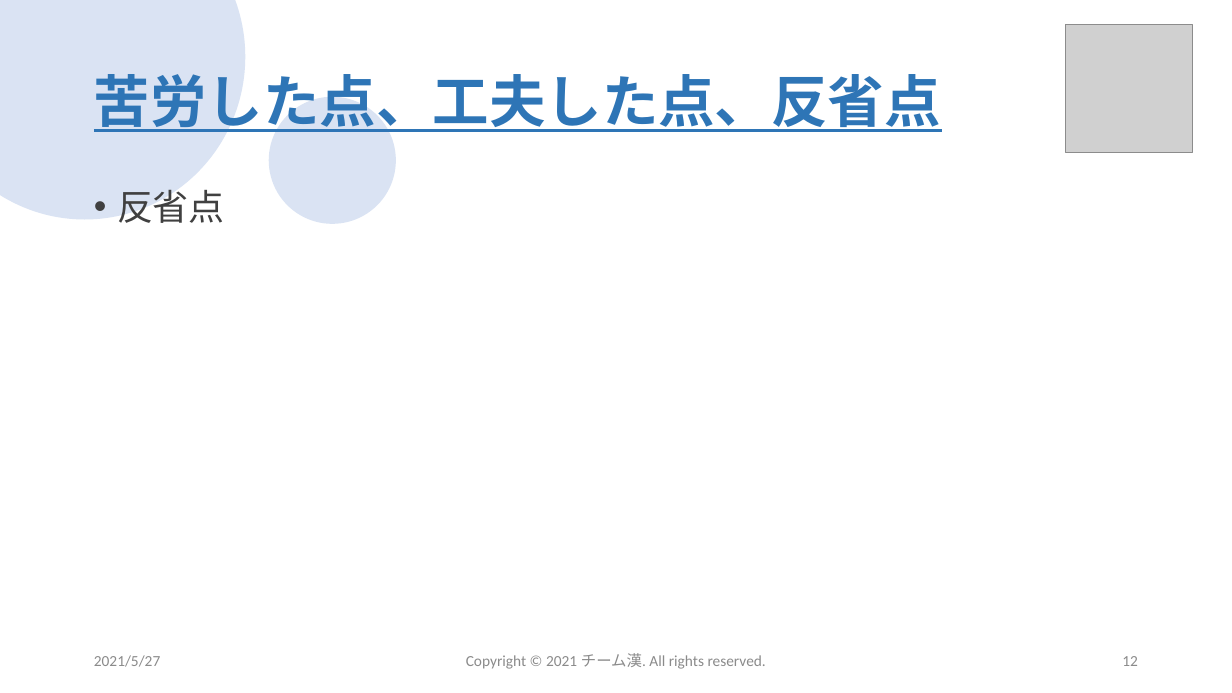
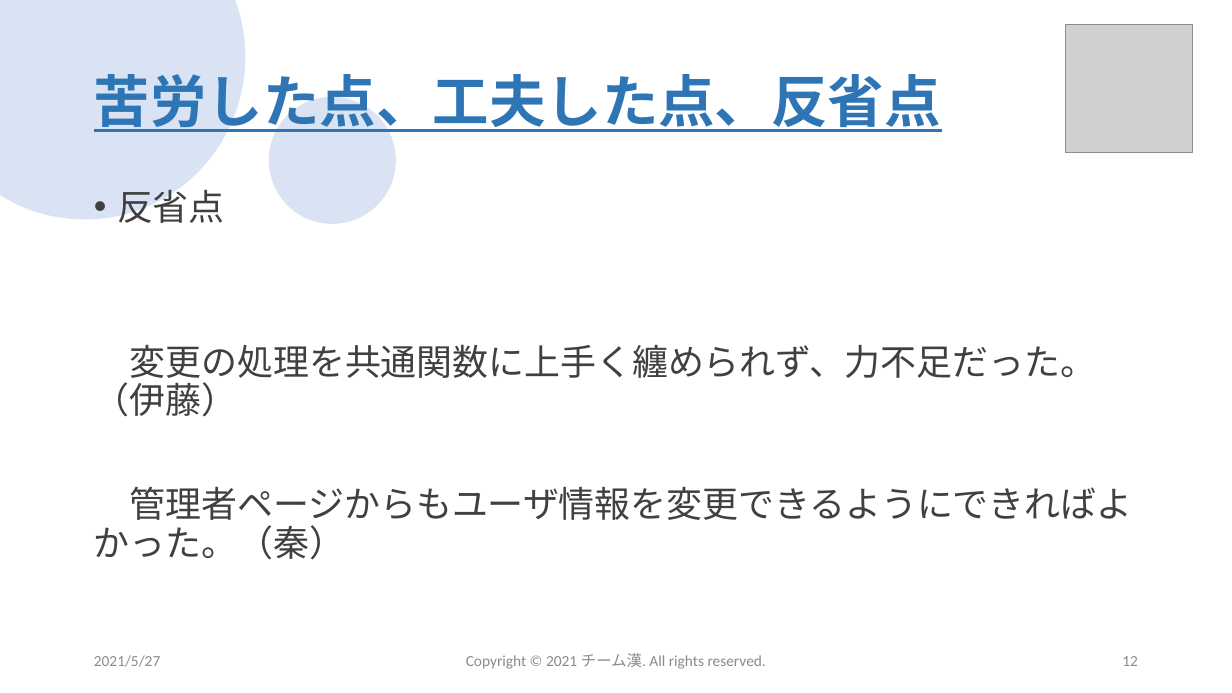
Before and after one commit to sss-sr2021/GUYS, a slide deck: slide 12 of 提出物/チーム漢_成果発表会プレゼン資料.pptx. Drawn at 1232x693 pixels with LibreOffice and Linux fonts; fonts in the diff are those of the drawing; grey boxes stand for pictures; background and template pictures are left out. Boxes give left, top, right and bottom in pixels: in the first picture for what was removed or moved away, otherwise in the second. Text is boxed around its words. In the diff, an @@ line names an element or a change of style, - is before the commit and + after.

Commit message:
成果発表会プレゼン資料変更

```diff
--- a/提出物/チーム漢_成果発表会プレゼン資料.pptx
+++ b/提出物/チーム漢_成果発表会プレゼン資料.pptx
@@ text at (94,344,1133,560): paragraphs added @@
+変更の処理を共通関数に上手く纏められず、力不足だった。（伊藤）
+管理者ページからもユーザ情報を変更できるようにできればよかった。（秦）
```
Also in this commit, not shown: 3 other slides changed.
